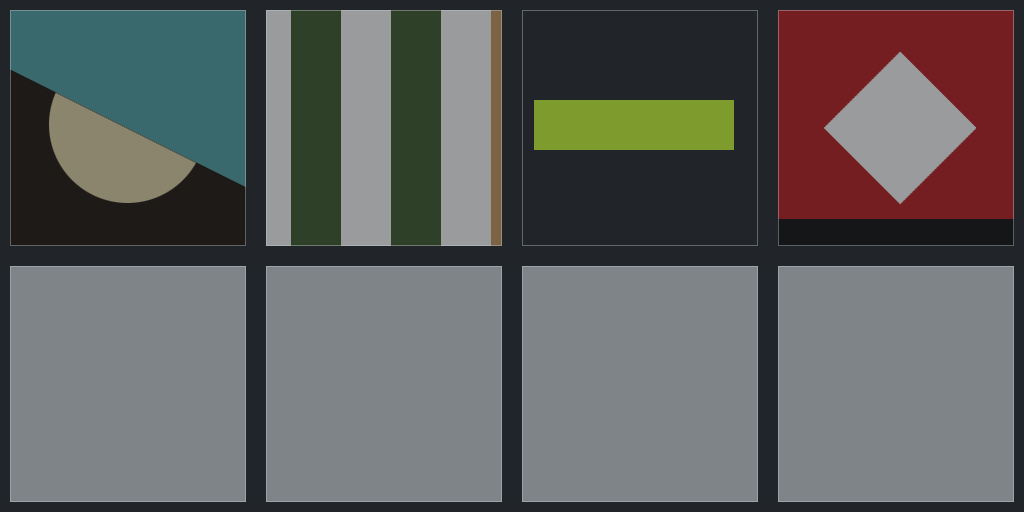
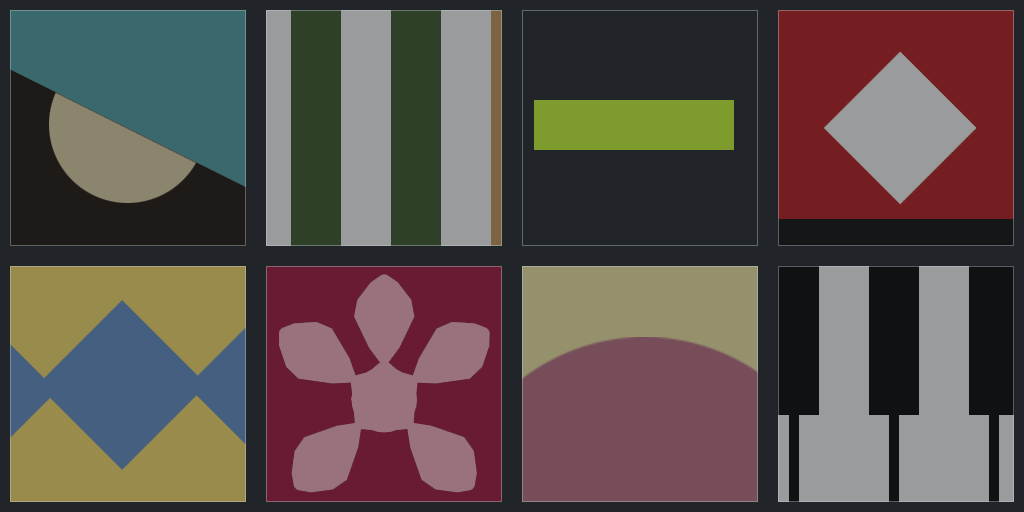
Two versions of the same layered image (1024 x 512). Layer-by-layer changes:
added layer "flag5" above "Layer 5" over [10,266,384,502]
added layer "flag6" above "Layer 6" over [128,266,640,502]
added layer "flag7" above "Layer 7" over [384,266,896,502]
added layer "flag8" above "Layer 8" over [640,266,1014,502]